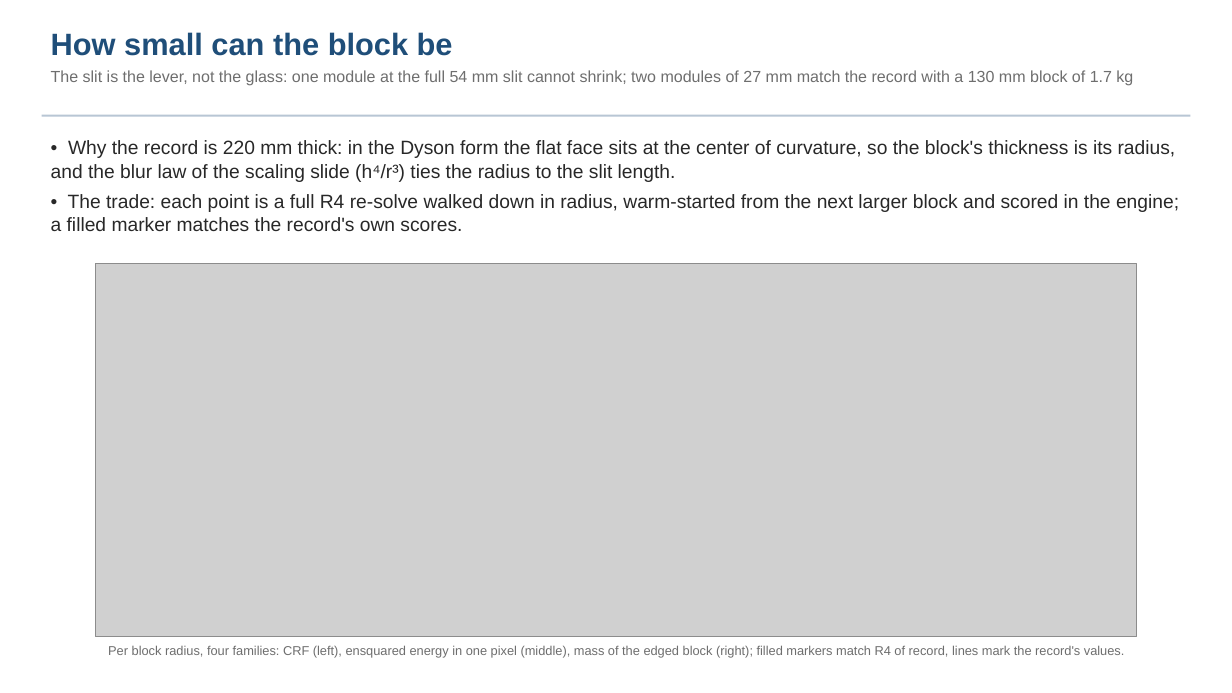
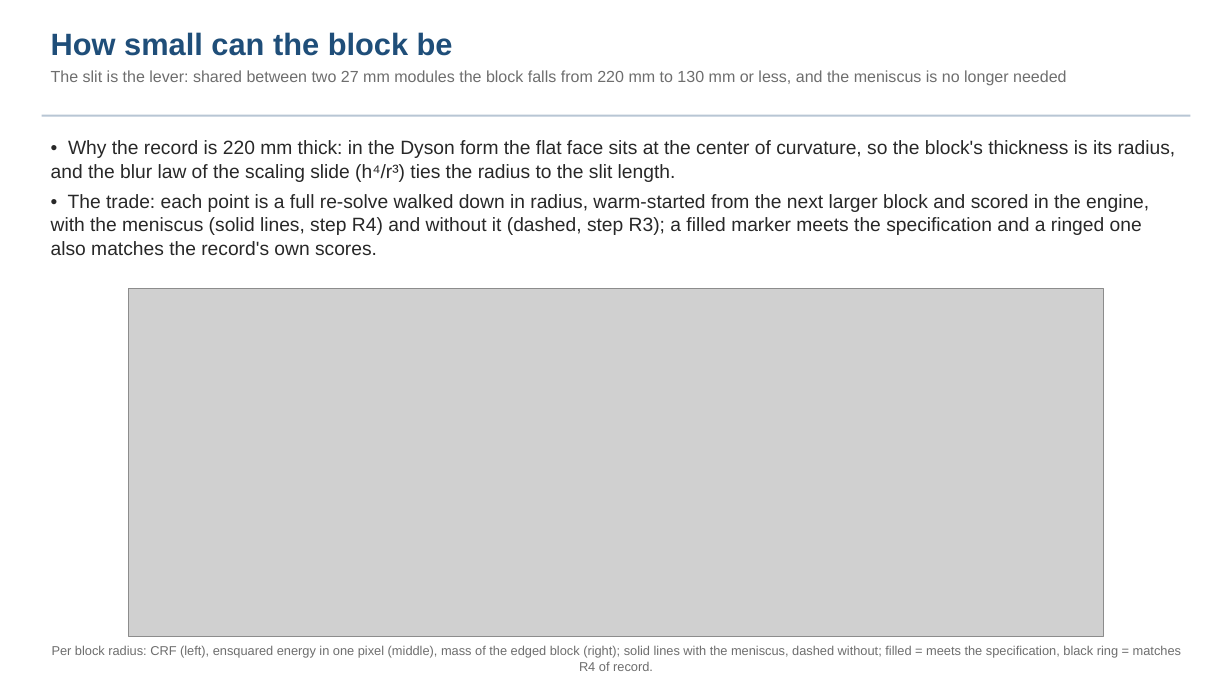
Before and after one commit to nasa-jpl/macos, a slide deck: slide 25 of demo_session/deck_dyson.pptx. Drawn at 1232x693 pixels with LibreOffice and Linux fonts; fonts in the diff are those of the drawing; grey boxes stand for pictures. Boxes give left, top, right and bottom in pixels: in the first picture for what was removed or moved away, otherwise in the second. Text is boxed around its words. In the diff, an @@ line names an element or a change of style, - is before the commit and + after.

```diff
--- a/demo_session/deck_dyson.pptx
+++ b/demo_session/deck_dyson.pptx
@@ text at (51,70,1066,86): text changed @@
-The slit is the lever, not the glass: one module at the full 54 mm slit cannot shrink; two modules of 27 mm match the record with a 130 mm block of 1.7 kg
+The slit is the lever: shared between two 27 mm modules the block falls from 220 mm to 130 mm or less, and the meniscus is no longer needed
@@ text at (51,194,1149,255): text changed @@
-• The trade: each point is a full R4 re-solve walked down in radius, warm-started from the next larger block and scored in the engine; a filled marker matches the record's own scores.
+• The trade: each point is a full re-solve walked down in radius, warm-started from the next larger block and scored in the engine, with the meniscus (solid lines, step R4) and without it (dashed, step R3); a filled marker meets the specification and a ringed one also matches the record's own scores.
@@ picture: place and size @@
-picture at (95,263,1137,637)
+picture at (128,288,1103,637)
@@ text at (52,645,1181,671): text changed @@
-Per block radius, four families: CRF (left), ensquared energy in one pixel (middle), mass of the edged block (right); filled markers match R4 of record, lines mark the record's values.
+Per block radius: CRF (left), ensquared energy in one pixel (middle), mass of the edged block (right); solid lines with the meniscus, dashed without; filled = meets the specification, black ring = matches R4 of record.
```
Also in this commit, not shown: 3 other slides changed, 3 other files.
